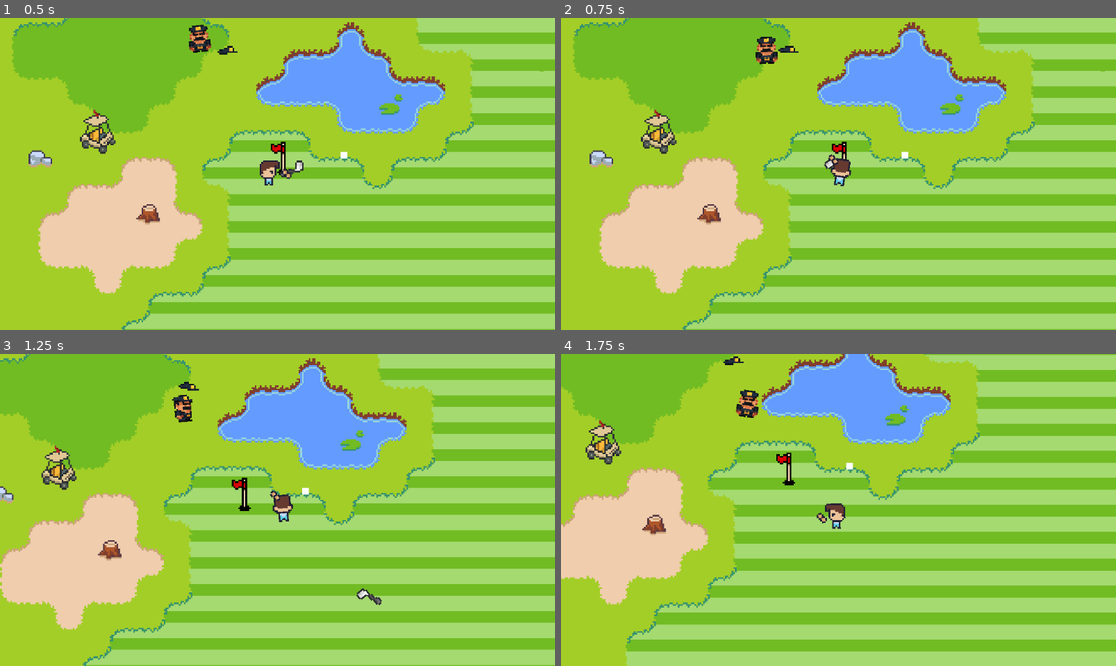
Above: before the commit, frames 1-4 (two rows, left to right).
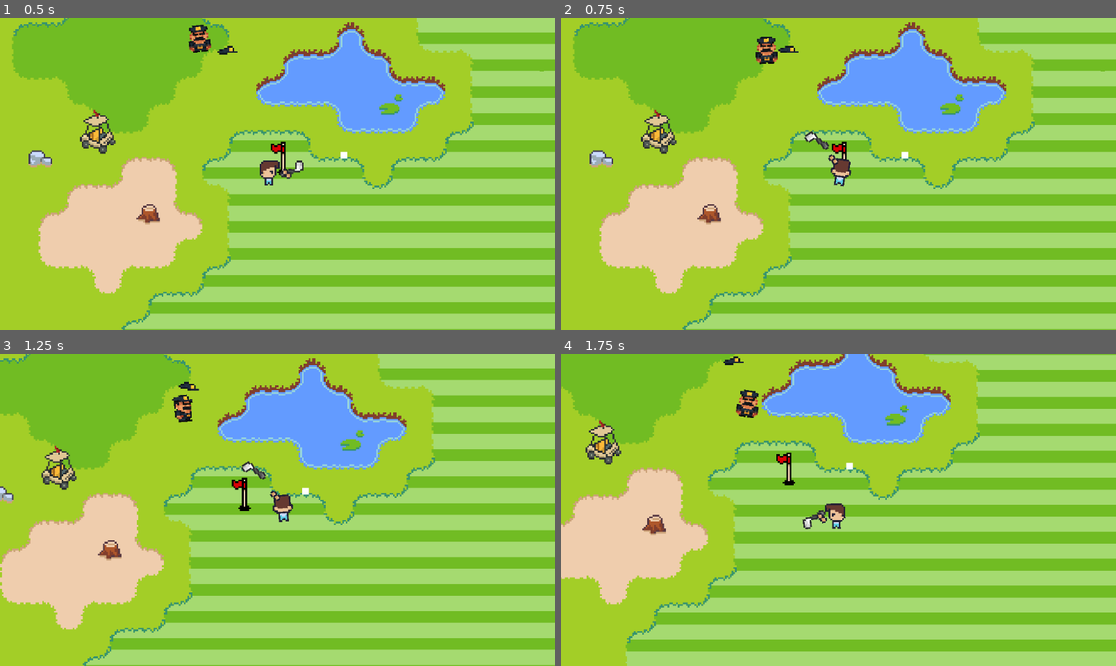
Above: after the commit, the same moments.

Repository: DiegoChiodi/Golf-Godot-HO-MY-GOLF
Game: Godot game, scene res://Scenes/RoomMaster.tscn
The game is run twice, just before and just after one commit, with the same random seed, the same clock (stepped at 60 frames per second) and the same inputs.
Inputs (mouse positions are in pixels of both pictures, inside the frame that each line leads up to):
- Up to frame 1 (0.5 s): no input
- Up to frame 2 (0.75 s): move the mouse to (760, 39) at 0.52 s; press the mouse at (760, 39) at 0.53 s; hold D (move_right) from 0.53 s (still down)
- Up to frame 3 (1.25 s): keep holding D (move_right)
- Up to frame 4 (1.75 s): move the mouse to (727, 525) at 1.27 s; release D (move_right) at 1.28 s; release the mouse at (727, 525) at 1.28 s; hold S (move_down) from 1.28 s (still down); tap Space (move_space) at 1.35 s

Frame 1 is identical in both runs. In frame 2, 0.1% of the frame differs, in the area x 43-50%, y 36-49%; in frame 3, 0.2%, in the area x 43-69%, y 34-81%; in frame 4, less than 0.1%.

Commit message:
ClubMelee attack finish

Diff:
--- a/Scripts/Balls/BallBody.gd
+++ b/Scripts/Balls/BallBody.gd
@@ -82,14 +82,15 @@
 
 func _on_area_entered(area: Area2D) -> void:
 	if area.get_parent().is_in_group("player"):
-		colPlayer = true
-		player = area.get_parent()
+		self.colPlayer = true
+		self.player = area.get_parent()
+		self.player.colBall = true
 
 func _on_area_exited(area: Area2D) -> void:
 	if area.get_parent().is_in_group("player"):
 		self.colPlayer = false
-		self.player = area.get_parent()
 		self.previousPressed = false
+		self.player.colBall = false
 
 func initialImpulse():
 	readyShot = false
--- a/Scripts/Characters/Player/PlayerBody.gd
+++ b/Scripts/Characters/Player/PlayerBody.gd
@@ -6,6 +6,7 @@
 
 @onready var hands : Node2D = $Hands
 @onready var actualClub = $ActualClub
+var colBall : bool = false
 
 func _ready() -> void:
 	sliceX = 1
--- a/Scripts/Clubs/BaseClub.gd
+++ b/Scripts/Clubs/BaseClub.gd
@@ -3,7 +3,7 @@
 
 var player : Player
 
-@onready var spr_golfClub := $spr_golfClub as Sprite2D
+var spr_golfClub
 
 #Mouse
 var pressioned = false
--- a/Scripts/Clubs/ClubMelee.gd
+++ b/Scripts/Clubs/ClubMelee.gd
@@ -7,16 +7,36 @@
 @onready var col_attack := are_attack.get_node("col_attack") as CollisionShape2D
 var inAttacking = false
 var enemyStreak = 2 #Quantos inimigos posso acertar em um ataque
-var displacementAttack = Vector2.ZERO
-var finalDisplacemetAttack = Vector2(5,5)
-var attacking = false
-
+var displacementAttack := Vector2.ZERO
+var finalDisplacemetAttack := Vector2.ZERO
+var attacking : bool = false
+var attackReturn = false
+var attackDurationDelay : float = 1.8
+var attackDurationWait : float = 0
 
 func _process(delta: float) -> void:
 	super._process(delta)
+
 	if attacking:
-		displacementAttack = displacementAttack.lerp(finalDisplacemetAttack, delta) # * Vector2.RIGHT.rotated(rotation)
-	position += displacementAttack
+		finalDisplacemetAttack = (get_global_mouse_position() - global_position).normalized() * 20
+
+		if !attackReturn and (attackDurationWait >= attackDurationDelay or displacementAttack.length()
+		 >= (finalDisplacemetAttack.length() * 0.93)):
+			attackReturn = true
+			attackDurationWait = 0
+		else:
+			attackDurationWait += delta
+
+		if !attackReturn:
+			displacementAttack = displacementAttack.lerp(finalDisplacemetAttack, delta * 4) # * Vector2.RIGHT.rotated(rotation)
+		else:
+			displacementAttack = displacementAttack.lerp(Vector2.ZERO, delta * 3) # * Vector2.RIGHT.rotated(rotation)
+		if displacementAttack.length() <= Vector2(1,1).length() and attackReturn:
+			attackReturn = false
+			attacking = false
+
+
+	position = displacementAttack
 
 func attackGo() -> void:
 	attacking = true
